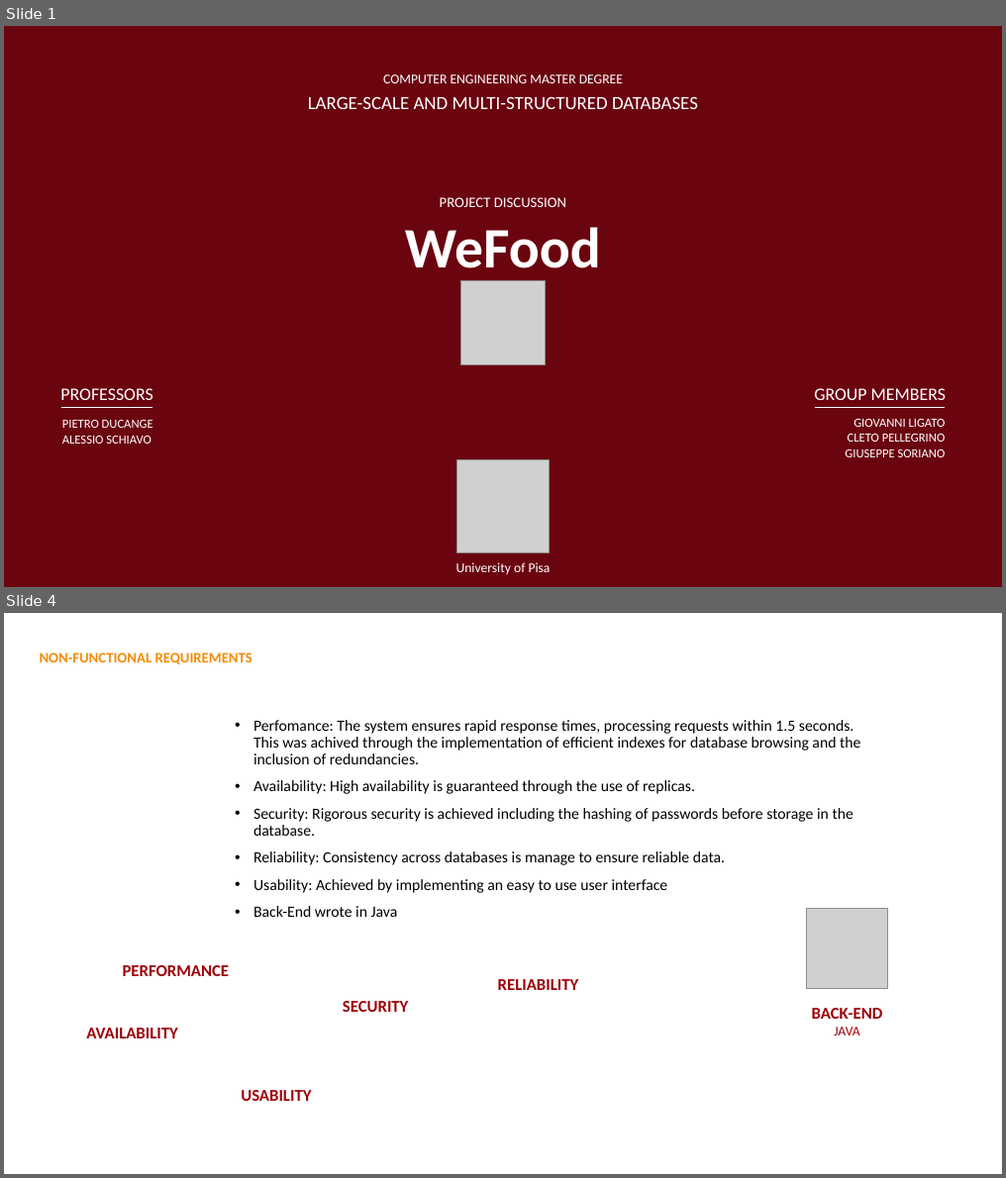
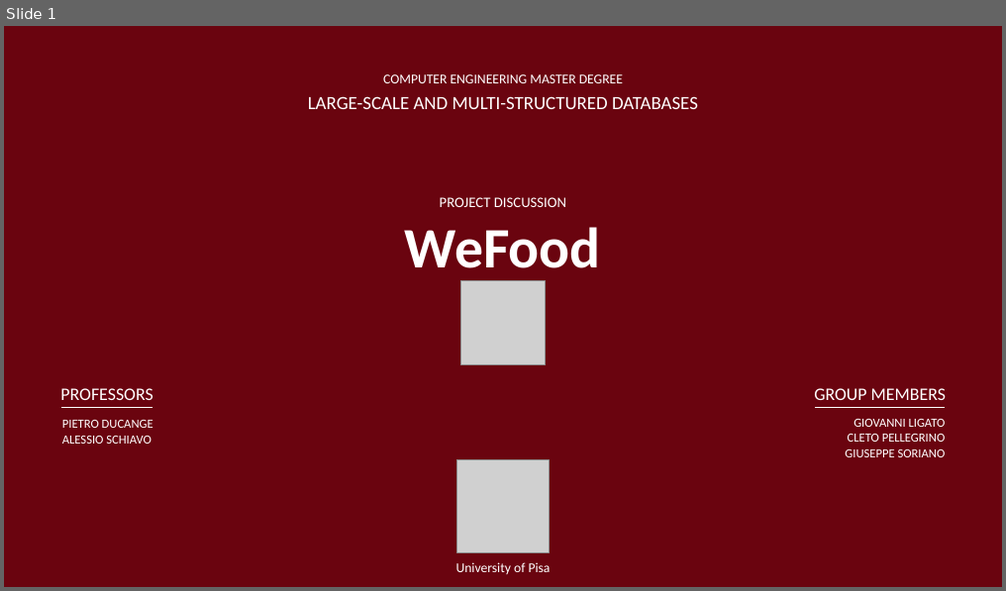
Before and after one commit to GiuseppeSoriano/WeFood, a slide deck: Slides/Final_Presentation/WeFood.pptx. Shown one above the other, each under a label of ours: slides 1 and 4 before the commit, slide 1 after it; the slides between them are not shown. The pictures are 1006x1178 and 1006x591 pixels, drawn with LibreOffice and Linux fonts; fonts in the diff are those of the drawing; grey boxes stand for pictures. Boxes give left, top, right and bottom in pixels: in the first picture for what was removed or moved away, otherwise in the second. Text is boxed around its words. In the diff, an @@ line names an element or a change of style, - is before the commit and + after.

```diff
--- a/Slides/Final_Presentation/WeFood.pptx
+++ b/Slides/Final_Presentation/WeFood.pptx
@@ slide 4 removed at (4,613,1002,1174), background #FFFFFF @@
@@ text removed at (40,653,252,664) @@
-NON-FUNCTIONAL REQUIREMENTS
@@ text removed at (253,720,860,917) @@
-• Perfomance: The system ensures rapid response times, processing requests within 1.5 seconds. This was achived through the implementation of efficient indexes for database browsing and the inclusion of redundancies.
-• Availability: High availability is guaranteed through the use of replicas.
-• Security: Rigorous security is achieved including the hashing of passwords before storage in the database.
-• Reliability: Consistency across databases is manage to ensure reliable data.
-• Usability: Achieved by implementing an easy to use user interface
-• Back-End wrote in Java
@@ picture removed at (807,908,888,989) @@
@@ text removed at (123,965,230,976) @@
-PERFORMANCE
@@ text removed at (498,979,579,990) @@
-RELIABILITY
@@ text removed at (86,1028,178,1039) @@
-AVAILABILITY
@@ text removed at (343,1001,409,1012) @@
-SECURITY
@@ text removed at (812,1008,883,1019) @@
-BACK-END
@@ text removed at (834,1027,859,1036) @@
-JAVA
@@ text removed at (241,1090,311,1101) @@
-USABILITY
```
Also in this commit, not shown: 5 slides changed, 10 slides added, 6 other slides removed, 48 other files.
